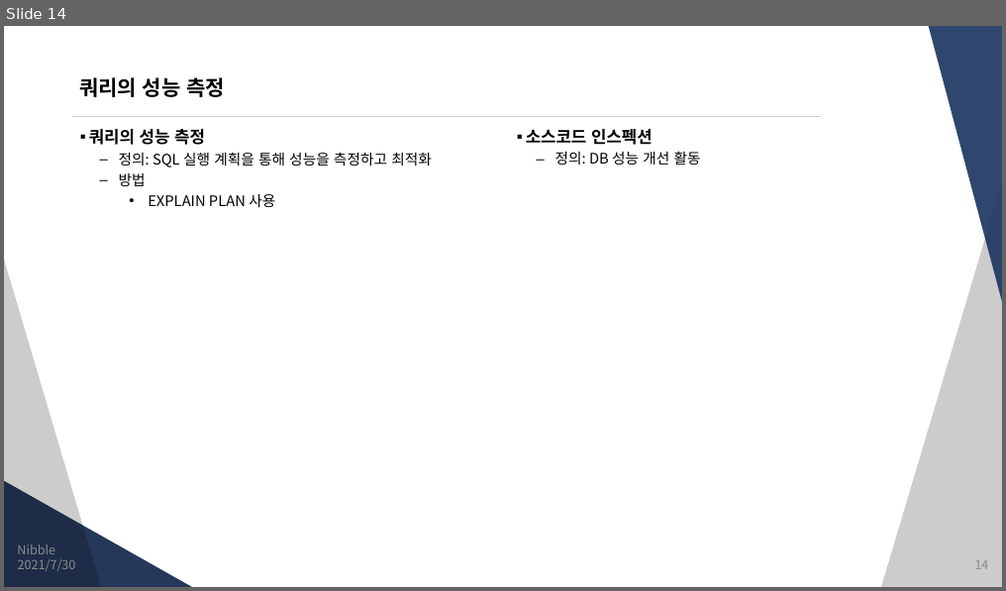
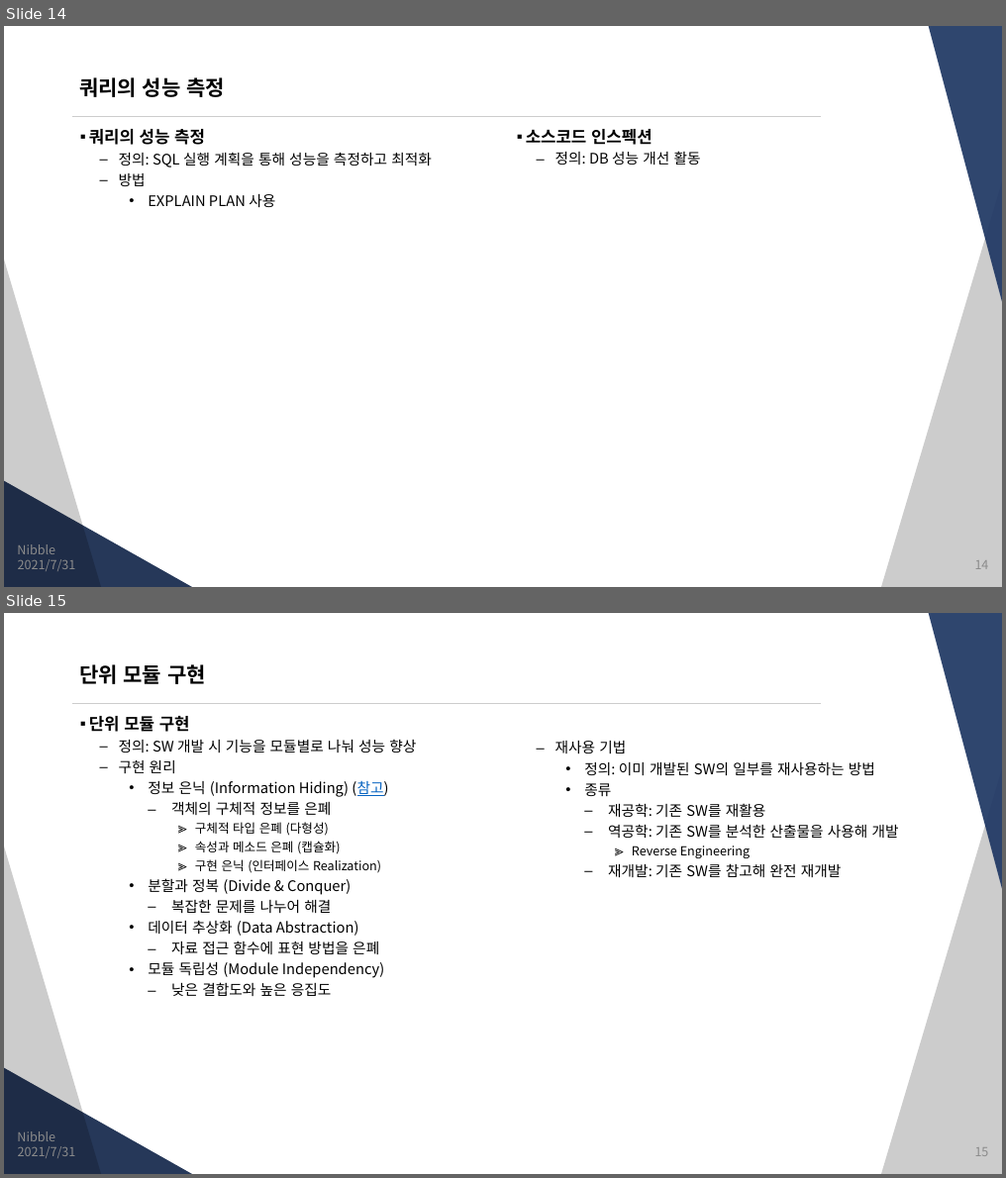
Before and after one commit to JungSangHyeon/2021-TIL, a slide deck: 정보처리기사/2. 소프트웨어 개발.pptx. Shown one above the other, each under a label of ours: slide 14 before the commit, slides 14 and 15 after it. The pictures are 1006x591 and 1006x1178 pixels, drawn with LibreOffice and Linux fonts; fonts in the diff are those of the drawing. Boxes give left, top, right and bottom in pixels: in the first picture for what was removed or moved away, otherwise in the second. Text is boxed around its words. In the diff, an @@ line names an element or a change of style, - is before the commit and + after.

```diff
--- a/정보처리기사/2. 소프트웨어 개발.pptx
+++ b/정보처리기사/2. 소프트웨어 개발.pptx
@@ slide 15 added at (4, 613, 1002, 1174), background #FFFFFF; not listed: 5 template elements that a slide beside it also shows @@
@@ title added at (79, 664, 206, 684), 20 pt, text #000000, bold @@
+단위 모듈 구현
@@ text added at (89, 716, 416, 996), 14 pt, text #000000 @@
+▪ 단위 모듈 구현
+  – 정의: SW 개발 시 기능을 모듈별로 나눠 성능 향상
+  – 구현 원리
+    • 정보 은닉 (Information Hiding) (참고)
+      – 객체의 구체적 정보를 은폐
+        ≫ 구체적 타입 은폐 (다형성)
+        ≫ 속성과 메소드 은폐 (캡슐화)
+        ≫ 구현 은닉 (인터페이스 Realization)
+    • 분할과 정복 (Divide & Conquer)
+      – 복잡한 문제를 나누어 해결
+    • 데이터 추상화 (Data Abstraction)
+      – 자료 접근 함수에 표현 방법을 은폐
+    • 모듈 독립성 (Module Independency)
+      – 낮은 결합도와 높은 응집도
@@ text added at (555, 741, 899, 877), 14 pt, text #000000 @@
+  – 재사용 기법
+    • 정의: 이미 개발된 SW의 일부를 재사용하는 방법
+    • 종류
+      – 재공학: 기존 SW를 재활용
+      – 역공학: 기존 SW를 분석한 산출물을 사용해 개발
+        ≫ Reverse Engineering
+      – 재개발: 기존 SW를 참고해 완전 재개발
@@ text added at (17, 1132, 55, 1142), 12 pt, text #8C8C8C @@
+Nibble
@@ text added at (18, 1147, 76, 1158), 12 pt, text #8C8C8C @@
+2021/7/31
@@ page number added at (975, 1148, 989, 1157), 12 pt, text #8C8C8C @@
+15
@@ slide 14 changed as well @@
@@ text at (18, 560, 76, 571): text changed @@
-2021/7/30
+2021/7/31
```
Also in this commit, not shown: 12 other slides changed, 9 other slides added.
